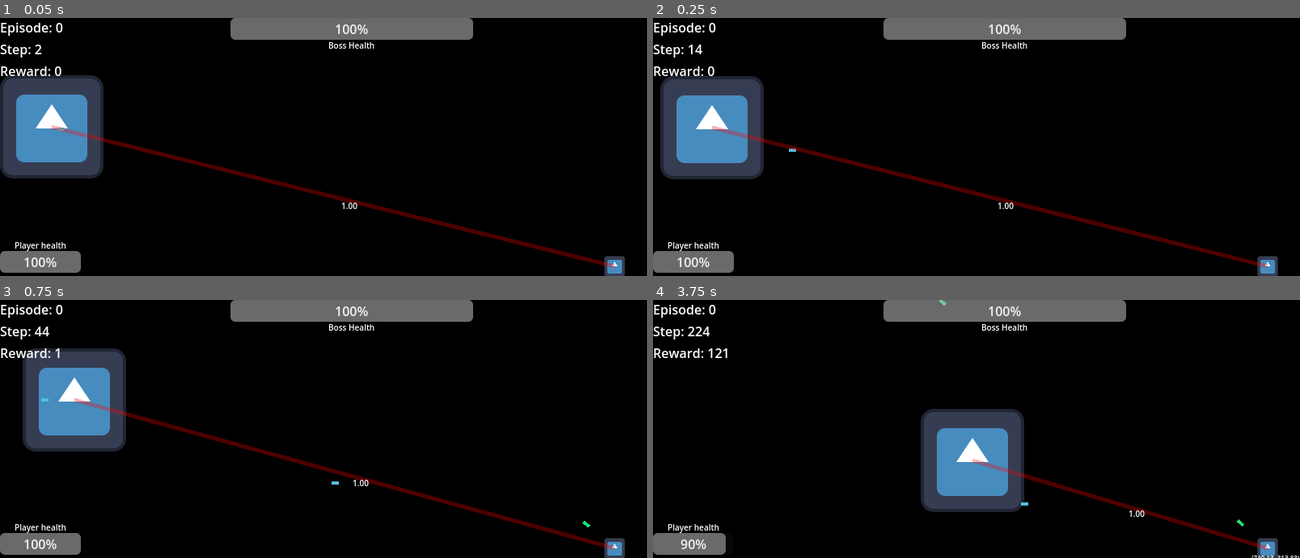
Above: before the commit, frames 1-4 (two rows, left to right).
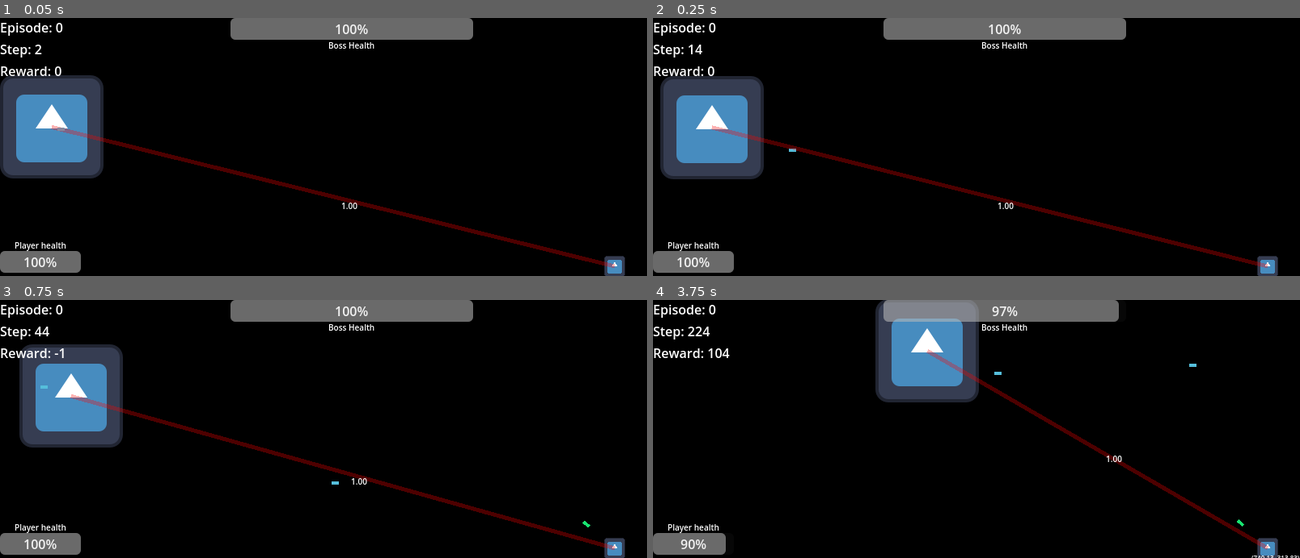
Above: after the commit, the same moments.

Repository: ElTomyDev/jueguito-para-los-pibardos-2
Game: Godot game, scene res://assets/scenes/worlds/level_1.tscn
Two runs of this game, one before a commit and one after it. Both use one fixed random seed, a clock stepped at 60 frames per second and the inputs below. The engine's default icon, where the game draws it, is replaced by a stand-in: a white triangle on a blue panel in a dark square.
Inputs (mouse positions are in pixels of both pictures, inside the frame that each line leads up to):
- Up to frame 1 (0.05 s): no input
- Up to frame 2 (0.25 s): no input
- Up to frame 3 (0.75 s): move the mouse to (465, 416) at 0.52 s; press the mouse at (465, 416) at 0.53 s
- Up to frame 4 (3.75 s): move the mouse to (847, 441) at 1.27 s; release the mouse at (847, 441) at 1.28 s; click (847, 441) at 1.35 s; move the mouse to (1041, 372) at 2.02 s; press the mouse at (1041, 372) at 2.03 s; move the mouse to (944, 480) at 2.77 s; release the mouse at (944, 480) at 2.78 s; click (944, 480) at 2.85 s; move the mouse to (1170, 467) at 3.52 s; press the mouse at (1170, 467) at 3.53 s

Frame 1 is identical in both runs. In frame 2, less than 0.1% of the frame differs, in the area x 9-90%, y 41-92%; in frame 3, 3.2%; in frame 4, 14%, in the area x 9-96%, y 0-97%.

Commit message:
Arreglo de unas cuantas cosas y ahora guarda mejor modelo

Diff:
--- a/assets/scripts/characters/boss/boss_controller.gd
+++ b/assets/scripts/characters/boss/boss_controller.gd
@@ -100,7 +100,6 @@
 	# Clamp para mantener al boss dentro del viewport
 	global_position.x = clamp(global_position.x, 0.0, viewport_size.x)
 	global_position.y = clamp(global_position.y, 0.0, viewport_size.y)
-
 
 func get_inputs() -> Array:
 	var near_bullet_pos = Vector2.ZERO
--- a/assets/scripts/nn/nn_persistence.gd
+++ b/assets/scripts/nn/nn_persistence.gd
@@ -2,8 +2,9 @@
 class_name NNPersistence
 
 const SAVE_PATH: String = "res://assets/train_data/boss_brain.json"
+const SAVE_PATH_BEST = "res://assets/train_data/boss_brain_best.json"
 
-func save_network(nn: NeuralNetwork) -> void:
+func save_network(nn: NeuralNetwork, path: String) -> void:
 	var data: Dictionary = {
 		"W1": nn.W1,
 		"b1": nn.b1,
@@ -13,14 +14,11 @@
 		"b_critic": nn.b_critic
 	}
 
-	var file = FileAccess.open(SAVE_PATH, FileAccess.WRITE)
+	var file = FileAccess.open(path, FileAccess.WRITE)
 	if file:
-		var json_string: String = JSON.stringify(data)
-		file.store_string(json_string)
+		file.store_string(JSON.stringify(data))
 		file.close()
-		print("[NNPersistence] Cerebro del jefe guardado con éxito.")
-	else:
-		push_error("[NNPersistence] No se pudo abrir el archivo para guardar.")
+		print("[NNPersistence] Guardado en ", path)
 
 func load_network(nn: NeuralNetwork) -> bool:
 	if not FileAccess.file_exists(SAVE_PATH):
--- a/assets/scripts/simulation_manager.gd
+++ b/assets/scripts/simulation_manager.gd
@@ -16,7 +16,7 @@
 const REWARD_LOSE_EPISODE    : float = -150.0    # Por perden la partida
 const REWARD_DODGE_BULLET    : float = 0.2       # Por esquivar balas
 const REWARD_NEAR_BULLET     : float = 0.8       # Por disparar cerca del jugador
-const REWARD_FAIL_BULLET     : float = -0.05     # Por fallar la bala
+const REWARD_FAIL_BULLET     : float = -0.1     # Por fallar la bala
 const REWARD_FAST_PLAYER_DEAD: float = 0.2       # Por matar rapido al jugador
 const REWARD_FAST_BOSS_DEAD  : float = -0.05     # Por matar morir rapido
 const REWARD_FOR_STATIC      : float = -0.005    # Por quedarse quieto
@@ -38,6 +38,10 @@
 var current_step: int = 0 # Paso actual
 var current_episode: int = 0
 
+var recent_rewards: Array = []   # guarda las últimas N recompensas
+const REWARD_WINDOW: int = 10
+var best_avg_reward: float = -1e9
+var best_avg_episode: int = 0
 var total_reward_step: float = 0.0
 
 # Variables para guardar el historial del último paso e iterar el algoritmo
@@ -145,8 +149,11 @@
 		var aim_reward = REWARD_GOD_AIM * (1.0 - (angle_diff / PI))   # máximo +0.1
 		reward += aim_reward
 
+	if reward > 1e6 or reward < -1e6:
+		print("Reward fuera de rango: ", reward)
+		reward = clamp(reward, -1000.0, 1000.0)
+
 	return reward
-
 
 func _handle_episode_end() -> void:
 	# Activamos la bandera para congelar el procesamiento físico durante el cambio de escena
@@ -167,16 +174,9 @@
 
 		trainer.train_step(nn, last_state_activation, {}, final_reward, true, last_action_taken)
 
-	# Guardar cerebro actualizado al disco de forma persistente
-	persistence.save_network(nn)
-
-	# Reiniciar métricas de la simulación
+	_check_and_save_best(total_reward_step, current_episode)
+
 	print("Fin del Episodio: ", current_episode, " | Pasos totales: ", steps_saved, " | Recompensa Acumulada: ", total_reward_step)
-	total_reward_step = 0.0
-	last_state_activation.clear()
-
-	current_episode += 1
-	GlobalVars.current_episode = current_episode
 
 	_reset_episode()
 	_reset_health_tracking()
@@ -231,6 +231,30 @@
 		GlobalVars.nn_outputs["shot_angle"] = output[2]
 		GlobalVars.nn_outputs["current_action"] = output[3]
 
+func _check_and_save_best(episode_reward: float, episode_number: int) -> void:
+	# Guardar siempre el último modelo
+	persistence.save_network(nn, persistence.SAVE_PATH)
+	# Actualizar ventana
+	recent_rewards.append(episode_reward)
+	if recent_rewards.size() > REWARD_WINDOW:
+		recent_rewards.pop_front()
+
+	# Calcular promedio
+	if recent_rewards.size() < REWARD_WINDOW:
+		return
+
+	var avg_reward = 0.0
+	for r in recent_rewards:
+		avg_reward += r
+	avg_reward /= recent_rewards.size()
+
+	# Comparar con mejor promedio
+	if avg_reward > best_avg_reward:
+		best_avg_reward = avg_reward
+		best_avg_episode = episode_number
+		persistence.save_network(nn, persistence.SAVE_PATH_BEST)
+		print("Nuevo mejor promedio (últimos ", REWARD_WINDOW, " episodios): ", best_avg_reward, " en episodio ", best_avg_episode)
+
 # --------
 # Utilidad
 # --------
@@ -238,17 +262,28 @@
 	# Elimina y resetea las balas.
 	for bullet in GlobalVars.bullets:
 		if is_instance_valid(bullet): bullet.queue_free()
-	GlobalVars.bullets.clear()
 
 	# Elimina y resetea los jugadores.
 	for p in GlobalVars.players:
 		if is_instance_valid(p): p.queue_free()
-	GlobalVars.players.clear()
 
 	# Elimina y resetea el boss.
 	if is_instance_valid(GlobalVars.boss): GlobalVars.boss.queue_free()
+
+	total_reward_step = 0.0
+	last_state_activation.clear()
+
+	current_episode += 1
+	GlobalVars.current_episode = current_episode
+
 	GlobalVars.boss = null
+	GlobalVars.bullets.clear()
+	GlobalVars.players.clear()
 	GlobalVars.shot_impact = Vector2.ZERO
+	GlobalVars.current_step = 0
+	GlobalVars.current_reward = 0.0
+
+
 	_spawn_entities() # Agrega devuelta las entidades.
 
 func _init_nn_core() -> void:
--- a/assets/scripts/ui/train_data.gd
+++ b/assets/scripts/ui/train_data.gd
@@ -32,7 +32,6 @@
 
 func _delete_all_shot_impacts() -> void:
 	if shot_point_labels.is_empty(): return
-
 	if GlobalVars.current_step >= GlobalVars.MAX_STEP_FOR_EPISODE:
 		for label in shot_point_labels:
 			label.queue_free()
